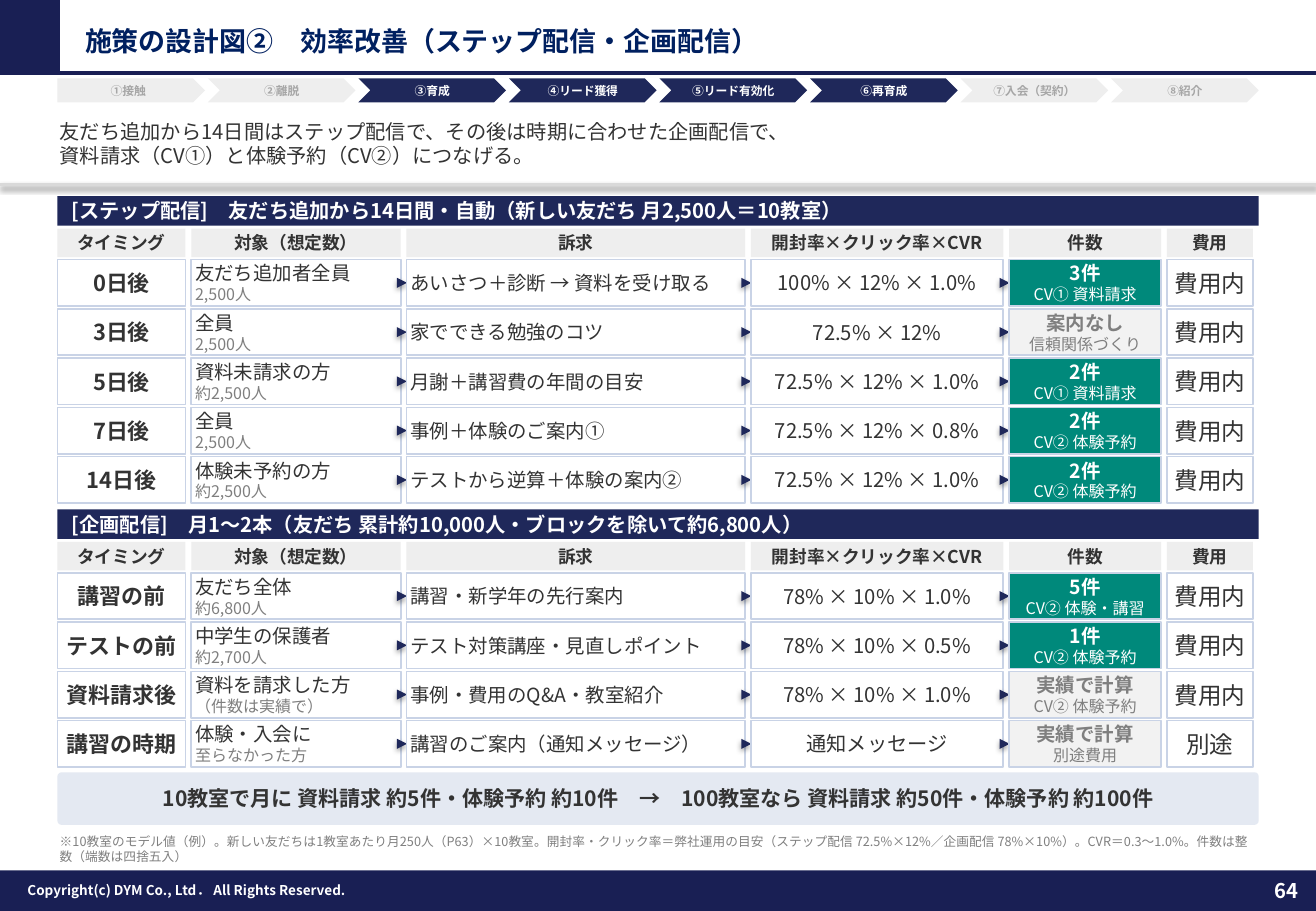
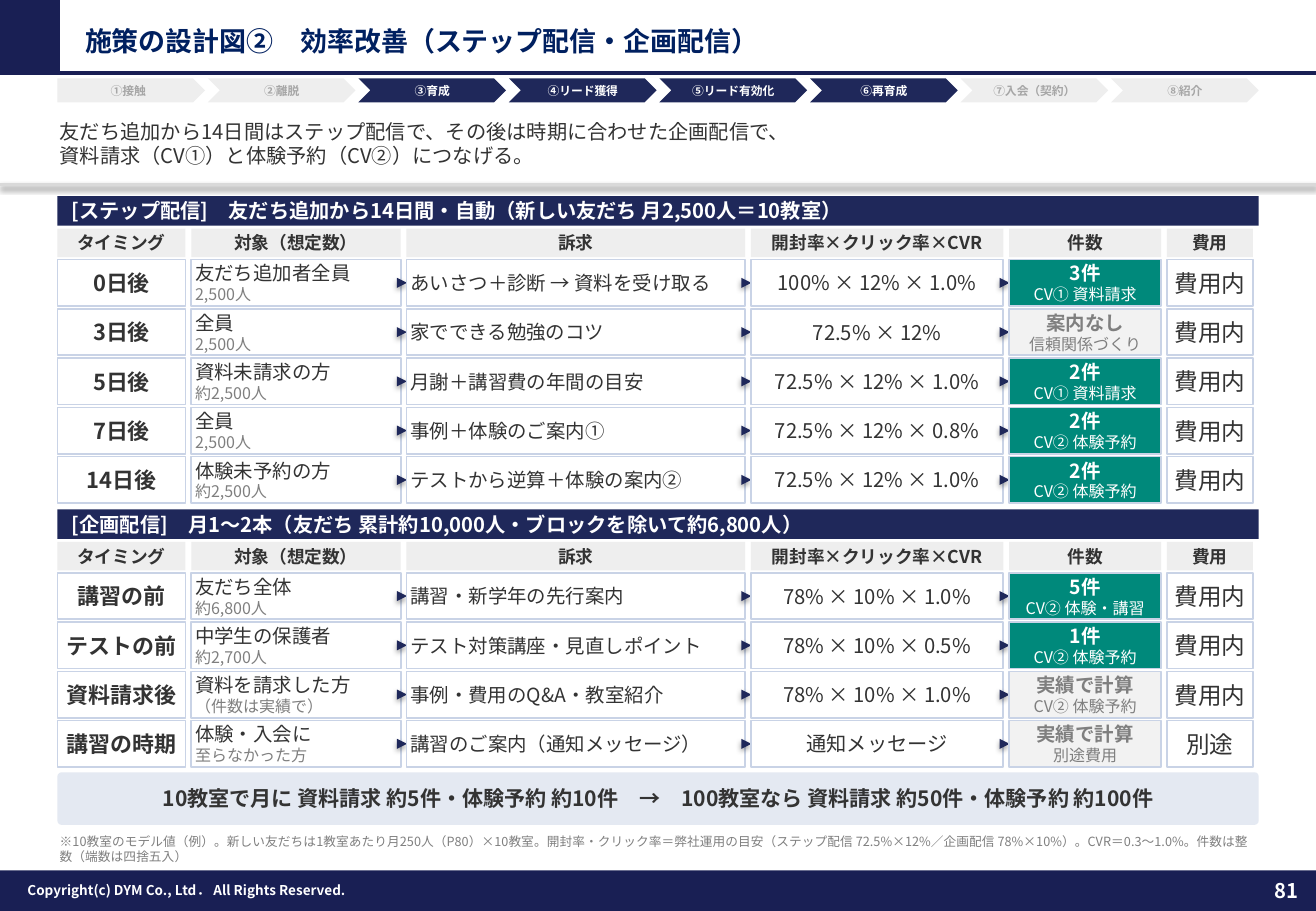
Before and after one commit to tonomura-r-dev/folder, a slide deck: slide 81 of 教育（塾）業界_LINE公式アカウント運用のご提案_新FMT版.pptx (slide 64 before the commit). Drawn at 1316x911 pixels with LibreOffice and Linux fonts; fonts in the diff are those of the drawing; background and template pictures are left out. Boxes give left, top, right and bottom in pixels: in the first picture for what was removed or moved away, otherwise in the second. Text is boxed around its words. In the diff, an @@ line names an element or a change of style, - is before the commit and + after.

```diff
--- a/教育（塾）業界_LINE公式アカウント運用のご提案_新FMT版.pptx
+++ b/教育（塾）業界_LINE公式アカウント運用のご提案_新FMT版.pptx
@@ text at box(60, 835, 1248, 862): text changed @@
-※10教室のモデル値（例）。新しい友だちは1教室あたり月250人（P63）×10教室。開封率・クリック率＝弊社運用の目安（ステップ配信 72.5%×12%／企画配信 78%×10%）。CVR＝0.3〜1.0%。件数は整数（端数は四捨五入）
+※10教室のモデル値（例）。新しい友だちは1教室あたり月250人（P80）×10教室。開封率・クリック率＝弊社運用の目安（ステップ配信 72.5%×12%／企画配信 78%×10%）。CVR＝0.3〜1.0%。件数は整数（端数は四捨五入）
@@ page number at box(1274, 883, 1298, 899): text changed @@
-64
+81
@@ page number at box(1276, 883, 1304, 899): text changed @@
-64
+81
```
Also in this commit, not shown: 35 other slides changed, 20 slides added, 4 slides removed, 4 other files.
